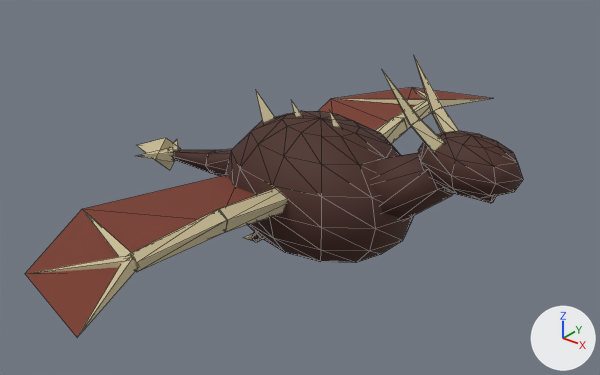
A saved change to the glTF model godot/assets/models/wyvern.glb.
One viewpoint serves both versions: a camera (50 mm lens) standing at (2.44, -3.23, 1.95) and looking at (-0.1, -0.04, -0.02). Lighting does not change. The marker at lower right points along +X, +Y and +Z. The picture after the commit comes second. Mesh edges are drawn as thin lines. Vertices at exactly the same position are counted once.

In view in the first picture: 'wyvern'.
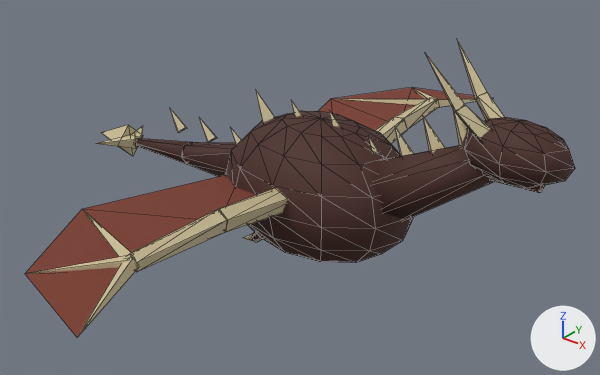
What changed in the scene script:
```text
Change me_wyvern:
    used by ob_wyvern; location = (0.0, 0.0, 0.0)
    remove me_wyvern.from_pydata(...)  # 436 vertices, 734 faces; spans x -1.5..1.13, y -1.72..1.72, z -0.42..0.78
    add me_wyvern.from_pydata(...)  # 471 vertices, 776 faces; spans x -1.85..1.35, y -1.72..1.72, z -0.42..0.9
    me_wyvern part 1: the loose piece of 42 vertices spanning x 0.59..1.13, y -0.16..0.16, z 0.23..0.51 is moved by (0.22, 0.0, 0.12)
    me_wyvern part 2: the loose piece of 10 vertices spanning x 0.77..1.0, y -0.06..0.07, z 0.2..0.34 is moved by (0.22, 0.0, 0.12)
    me_wyvern part 3: the loose piece of 5 vertices spanning x 0.45..0.65, y 0.07..0.14, z 0.53..0.78 is moved by (0.22, 0.0, 0.12)
    me_wyvern part 4: the loose piece of 8 vertices spanning x 0.6..0.79, y 0.01..0.13, z 0.38..0.58 is moved by (0.22, 0.0, 0.12)
    me_wyvern part 5: the loose piece of 5 vertices spanning x 0.45..0.65, y -0.14..-0.07, z 0.53..0.78 is moved by (0.22, 0.0, 0.12)
    me_wyvern part 6: the loose piece of 8 vertices spanning x 0.6..0.79, y -0.13..-0.01, z 0.38..0.58 is moved by (0.22, 0.0, 0.12)
    me_wyvern part 7: the loose piece of 5 vertices spanning x -1.3..-1.12, y -0.02..0.18, z -0.17..-0.09 is multiplied about its middle by the matrix ((0.605, -0.09, 0.321), (0.325, 0.301, -0.53), (-0.071, 0.616, 0.306)), then moved by (0.37, -0.07, 0.24)
    me_wyvern part 8: the loose piece of 5 vertices spanning x -1.3..-1.12, y -0.18..0.02, z -0.17..-0.09 is multiplied about its middle by the matrix ((0.605, 0.09, 0.321), (-0.325, 0.301, 0.53), (-0.071, -0.616, 0.306)), then moved by (0.12, 0.07, 0.24)
    me_wyvern part 9: the loose piece of 5 vertices spanning x -1.3..-1.12, y -0.18..0.02, z -0.17..-0.09 is copied, and the copy is multiplied about its middle by the matrix ((-0.215, 1.01, 0.191), (-1.011, -0.243, 0.148), (0.187, -0.154, 1.022)), then moved by (-0.36, 0.16, 0.0); it spans x -1.65..-1.47, y -0.02..0.2, z -0.17..-0.09
    me_wyvern part 10: the loose piece of 5 vertices spanning x -1.3..-1.12, y -0.02..0.18, z -0.17..-0.09 is copied, and the copy is multiplied about its middle by the matrix ((-0.215, -1.01, 0.191), (1.011, -0.243, -0.148), (0.187, 0.154, 1.022)), then moved by (-0.36, -0.16, 0.0); it spans x -1.65..-1.47, y -0.2..0.02, z -0.17..-0.09
    me_wyvern part 11: the loose piece of 22 vertices spanning x -1.3..-0.33, y -0.14..0.14, z -0.16..0.12 is rebuilt with 22 vertices and now spans x -1.65..-0.33, y -0.15..0.15, z -0.16..0.13
    me_wyvern part 12: the loose piece of 5 vertices spanning x -1.5..-1.19, y -0.11..0.11, z -0.25..-0.03 is deleted
    me_wyvern part 13: 14 vertices moved from x 0.22..0.8, y -0.18..0.2, z -0.13..0.4 to x 0.23..1.01, y -0.17..0.19, z -0.12..0.5; 20 vertices added at x 0.3..0.89, y -0.05..0.05, z 0.17..0.64
    me_wyvern part 14: 5 vertices added at x -0.65..-0.52, y -0.04..0.04, z 0.03..0.18
    me_wyvern part 15: 5 vertices added at x -1.85..-1.54, y -0.11..0.11, z -0.25..-0.03
    other edits to the shape of me_wyvern do not show in these pictures
```

Changed parts and their boxes [x1, y1, x2, y2] in the pictures (600 x 375 px; the box of a moved part takes in the faces that stretch with it):
'wyvern', reshaped (10% wider): before [25, 56, 523, 337]; after [25, 40, 575, 337]
part 1 of me_wyvern, moved or reshaped: before [419, 131, 523, 198]; after [463, 117, 575, 188]
part 2 of me_wyvern, moved or reshaped: before [445, 189, 496, 203]; after [489, 178, 545, 193]
part 3 of me_wyvern, moved or reshaped: before [414, 56, 442, 113]; after [457, 40, 487, 99]
part 4 of me_wyvern, moved or reshaped: before [432, 106, 459, 133]; after [476, 92, 504, 120]
part 5 of me_wyvern, moved or reshaped: before [382, 70, 420, 125]; after [426, 54, 465, 111]
part 6 of me_wyvern, moved or reshaped: before [411, 119, 444, 153]; after [455, 104, 491, 140]
part 7 of me_wyvern, moved or reshaped: before [168, 140, 179, 151]; after [199, 117, 217, 143]
part 8 of me_wyvern, moved or reshaped: before [136, 147, 174, 162]; after [170, 109, 187, 133]
part 9 of me_wyvern, added: after [130, 126, 143, 139]
part 10 of me_wyvern, added: after [96, 134, 136, 149]
part 11 of me_wyvern, rebuilt: before [172, 149, 232, 176]; after [135, 138, 236, 177]
part 12 of me_wyvern, deleted (beige): before [136, 138, 180, 170]
part 13 of me_wyvern, reshaped: before [372, 153, 453, 220]; after [369, 111, 494, 220]
part 14 of me_wyvern, added (mostly hidden): after [230, 127, 241, 145]
part 15 of me_wyvern, added: after [102, 125, 143, 156]
